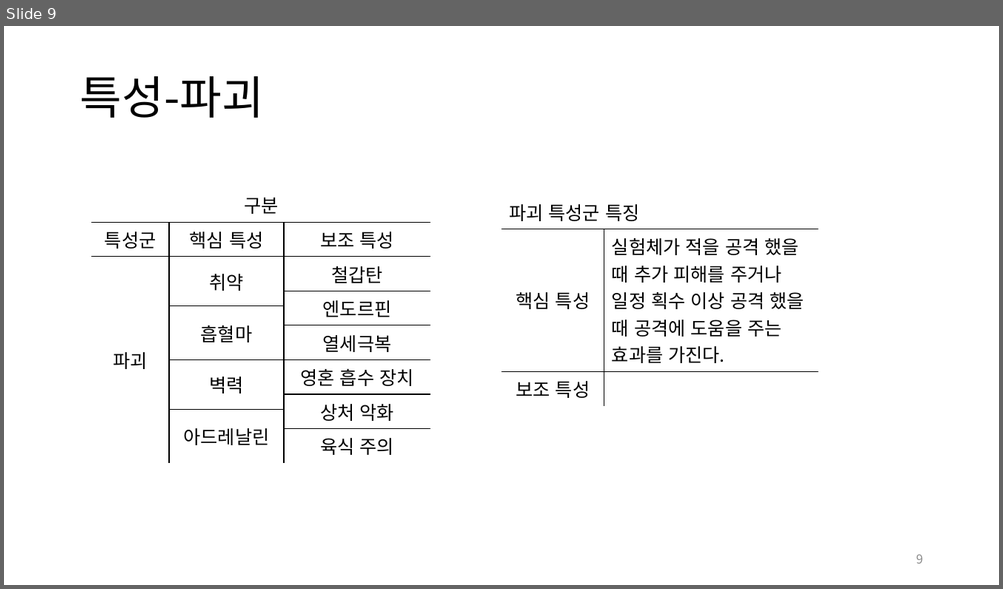
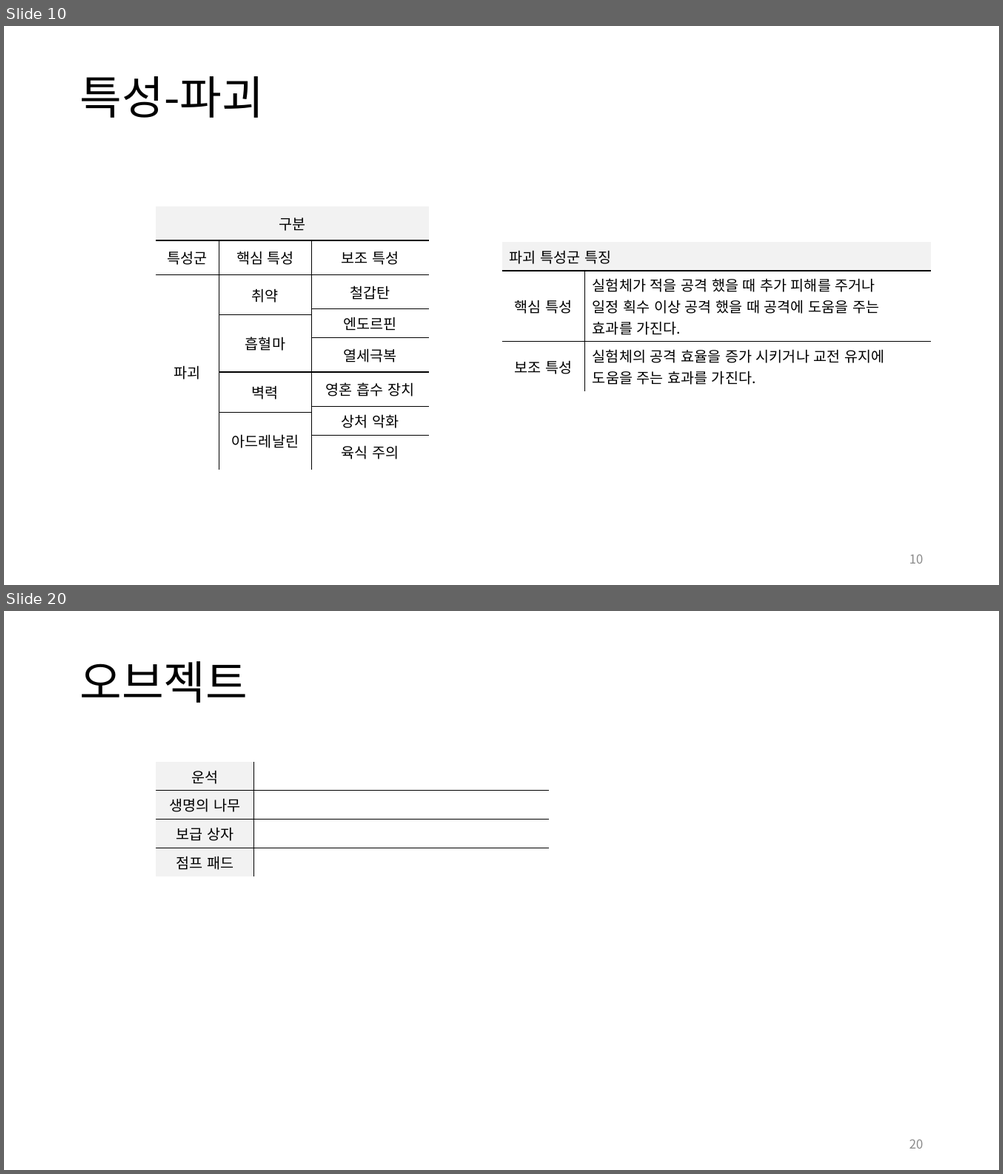
Before and after one commit to yjk0401/unityenginebasic_9th, a slide deck: 기획/이터널 리턴/이터널 리턴 역기획서.pptx. Shown one above the other, each under a label of ours: slide 9 before the commit, slides 10 and 20 after it; the slides between them are not shown. The pictures are 1003x589 and 1003x1174 pixels, drawn with LibreOffice and Linux fonts; fonts in the diff are those of the drawing. Boxes give left, top, right and bottom in pixels: in the first picture for what was removed or moved away, otherwise in the second. Text is boxed around its words. In the diff, an @@ line names an element or a change of style, - is before the commit and + after.

```diff
--- a/기획/이터널 리턴/이터널 리턴 역기획서.pptx
+++ b/기획/이터널 리턴/이터널 리턴 역기획서.pptx
@@ slide 20 added at [4, 611, 999, 1170], background #FFFFFF @@
@@ title added at [80, 661, 248, 703], 44 pt, text #000000 @@
+오브젝트
@@ table added at [156, 763, 549, 873], 4 rows, 2 columns @@
+운석 | 
+생명의 나무 | 
+보급 상자 | 
+점프 패드 | 
@@ page number added at [909, 1139, 923, 1149], 12 pt, text #8C8C8C @@
+20
@@ what was slide 9 is now slide 10 @@
@@ slide 10 changed as well @@
@@ table at [156, 207, 429, 463] @@
@@ fill none to #F2F2F2 in row 1, column 1 @@
@@ size 18 to 14 pt @@
@@ table: place and size @@
-table at [91, 188, 431, 458]
+table at [156, 207, 429, 463]
@@ table at [502, 242, 930, 388] @@
-row 2, column 2: 실험체가 적을 공격 했을 때 추가 피해를 주거나 일정 획수 이상 공격 했을 때 공격에 도움을 주는 효과를 가진다.
+row 2, column 2: 실험체가 적을 공격 했을 때 추가 피해를 주거나 / 일정 획수 이상 공격 했을 때 공격에 도움을 주는 / 효과를 가진다.
-row 3, column 2: 
+row 3, column 2: 실험체의 공격 효율을 증가 시키거나 교전 유지에 / 도움을 주는 효과를 가진다.
@@ fill none to #F2F2F2 in row 1, column 1 @@
@@ size 18 to 14 pt in "파괴 특성군 특징", "핵심 특성", "보조 특성" @@
@@ table: place and size @@
-table at [502, 195, 819, 401]
+table at [502, 242, 930, 388]
@@ page number at [909, 554, 923, 564]: text changed @@
-9
+10
```
Also in this commit, not shown: 6 other slides changed, 9 other slides added.
